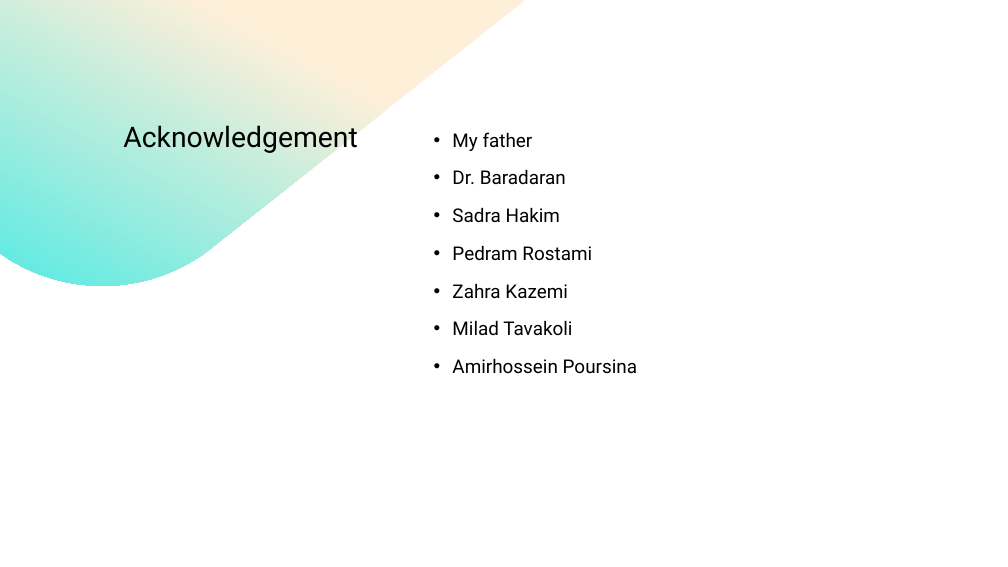
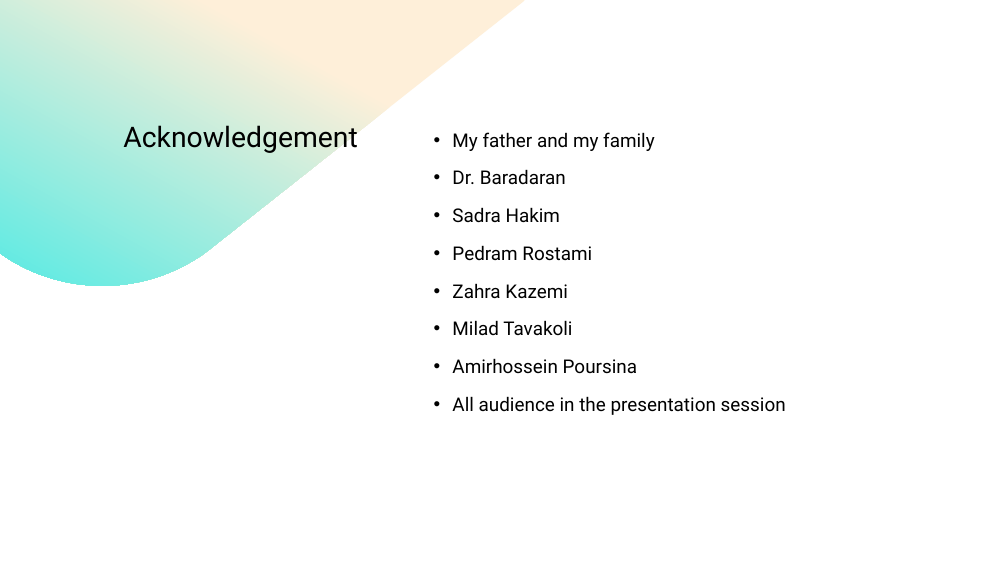
Before and after one commit to Mehrdadghassabi/Gaokerena-R, a slide deck: slide 19 of assets/thesis_documents/presentaion/Presentation 10.pptx (slide 15 before the commit). Drawn at 1008x567 pixels with LibreOffice and Linux fonts; fonts in the diff are those of the drawing. Boxes give left, top, right and bottom in pixels: in the first picture for what was removed or moved away, otherwise in the second. Text is boxed around its words. In the diff, an @@ line names an element or a change of style, - is before the commit and + after.

```diff
--- a/assets/thesis_documents/presentaion/Presentation 10.pptx
+++ b/assets/thesis_documents/presentaion/Presentation 10.pptx
@@ text at [452, 132, 655, 151]: text changed @@
-• My father
+• My father and my family
@@ text at [452, 396, 786, 415]: paragraph added @@
+• All audience in the presentation session
```
Also in this commit, not shown: 8 other slides changed, 5 slides added, 1 other file.
